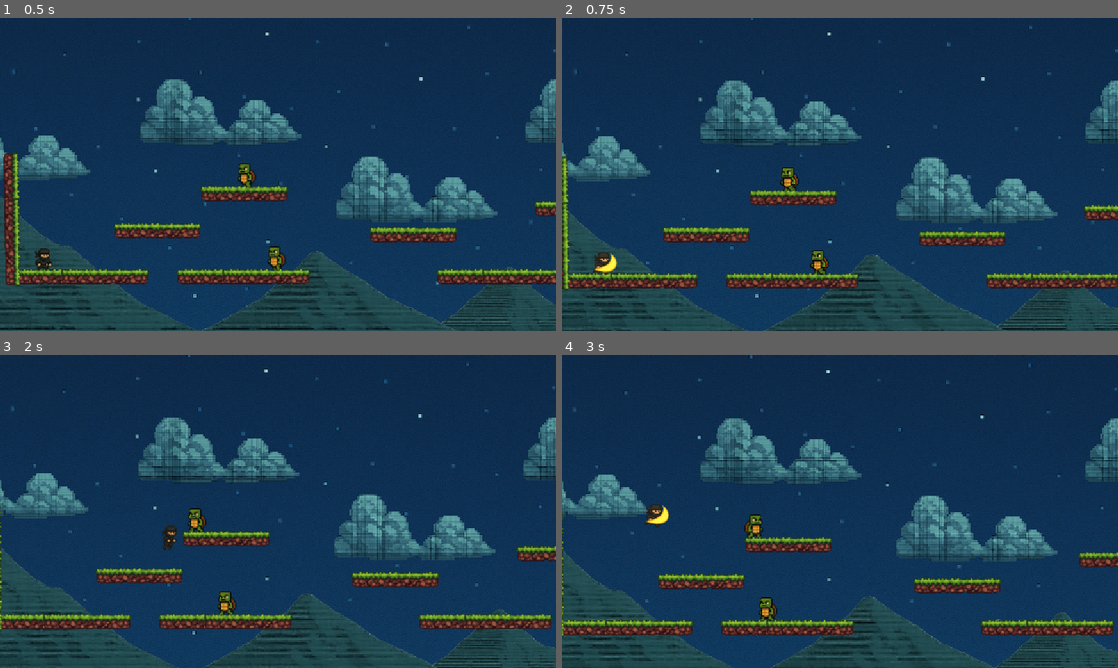
Above: before the commit, frames 1-4 (two rows, left to right).
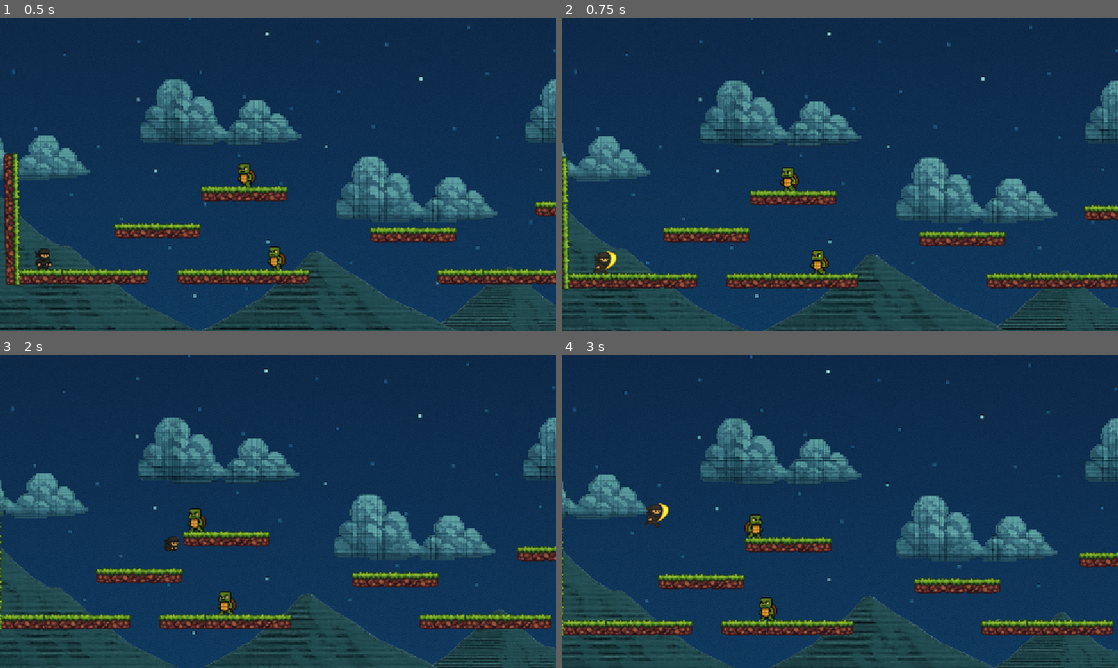
Above: after the commit, the same moments.

Repository: artem-lygin/NinjaGodot
Game: Godot game, scene res://Scenes/main.tscn
Two runs of this game, one before a commit and one after it. Both use one fixed random seed, a clock stepped at 60 frames per second and the inputs below.
Inputs:
- Up to frame 1 (0.5 s): no input
- Up to frame 2 (0.75 s): hold Right (ui_right) from 0.53 s (still down); tap Shift (attack) at 0.6 s
- Up to frame 3 (2 s): keep holding Right (ui_right); tap Space (jump) at 0.77, 0.8, 1.07, 1.35, 1.52, 1.82 s; tap Shift (attack) at 1.55 s
- Up to frame 4 (3 s): release Right (ui_right) at 2.03 s; hold Left (ui_left) 2.03-2.78 s; tap Shift (attack) at 2.1, 2.85 s; tap Space (jump) at 2.3 s; hold Right (ui_right) from 2.78 s (still down)

Frame 1 is identical in both runs. In frame 2, 0.1% of the frame differs, in the area x 5-10%, y 74-82%; in frame 3, 0.2%, in the area x 29-33%, y 54-63%; in frame 4, 0.1%.

Commit message:
Refactoring of the damage dealing
Now the weapon is handling the amount of the damage, direction and crit or not and transferring this to Dummy (foe).

The Dummy (foe) handling only receiving and reacting to the dealt damage.

Diff:
--- a/Scenes/Dummy.tscn
+++ b/Scenes/Dummy.tscn
@@ -105,8 +105,6 @@
 offset_right = 15.0
 offset_bottom = -29.0
 grow_horizontal = 2
-max_value = 30.0
-value = 30.0
 show_percentage = false
 
 [node name="RayCast2D_Ground" type="RayCast2D" parent="Dummy"]
--- a/Scenes/crit_label.gd
+++ b/Scenes/crit_label.gd
@@ -12,8 +12,8 @@
 	# Animate float up + fade out
 	var tween = create_tween()
 	tween.set_parallel()
-	tween.tween_property(self, "position", Vector2(-20, -128), 1.2).set_trans(Tween.TRANS_SINE)
-	tween.tween_property(self, "modulate:a", 0.0, 1.2).set_trans(Tween.TRANS_SINE)
+	tween.tween_property(self, "position", Vector2(-20, -128), 1.8).set_trans(Tween.TRANS_SINE)
+	tween.tween_property(self, "modulate:a", 0.0, 1.8).set_trans(Tween.TRANS_SINE)
 
 	# Add shake effect (left-right jitter)
 	var shake_tween = create_tween()
--- a/Scenes/damage_label.gd
+++ b/Scenes/damage_label.gd
@@ -1,9 +1,17 @@
 extends Label
 
-func show_damage(value: int) -> void:
+func show_damage(value: int, is_crit: bool = false) -> void:
 	text = "-" + str(value)
 	modulate.a = 1.0
 	position = Vector2(-20, -36)  # Start above dummy center
+
+	# Change color if crit
+	if is_crit:
+		add_theme_color_override("font_color", Color("FFD700"))
+		add_theme_font_size_override("font_size", 20)
+	else:
+		add_theme_color_override("font_color", Color("white"))
+		add_theme_font_size_override("font_size", 16)
 
 	var tween = create_tween()
 	tween.set_parallel()
--- a/Scenes/dummy.gd
+++ b/Scenes/dummy.gd
@@ -3,7 +3,7 @@
 const SPEED = 40  # How fast the dummy moves
 const GRAVITY = 800.0  # Match this to your player’s gravity
 
-var max_hp = 30
+var max_hp = 60
 var current_hp = max_hp
 var direction = -1  # Start facing left (-1 for left, 1 for right)
 var hit_direction := 0 # Directon of the hit tooked
@@ -12,6 +12,7 @@
 var CritLabelScene := preload("res://Scenes/CritLabel.tscn")
 var is_dead = false # Dummy can die
 var is_stunned = false # Dummy can be stunned (for knokback)
+var recently_hit := false # For avoinding several take_damage from one hit
 
 @onready var health_bar = $HealthBar
 @onready var bar_style = health_bar.get("theme_override_styles/fill")
@@ -67,6 +68,12 @@
 	# Connect to the sword hitbox signal (in Player scene)
 	connect("area_entered", Callable(self, "_on_hit"))
 
+	# Sync health bar to max HP
+	health_bar.max_value = max_hp
+	health_bar.value = max_hp
+
+	# initialize_health(120)  # Overrides default value
+
 	# Null Check on HealtBar style
 	if health_bar.get("theme_override_styles/fill") == null:
 		health_bar.add_theme_stylebox_override("fill", StyleBoxFlat.new())
@@ -79,6 +86,12 @@
 	# Hide HealthBar if full
 	if current_hp >= max_hp:
 		health_bar.visible = false
+
+func initialize_health(hp: int) -> void:
+	max_hp = hp
+	current_hp = hp
+	health_bar.max_value = hp
+	health_bar.value = hp
 
 # Update color based on current HP in take_damage()
 func update_health_color():
@@ -111,63 +124,26 @@
 		duration
 	).set_delay(duration).set_trans(Tween.TRANS_SINE).set_ease(Tween.EASE_OUT)
 
-# Called when something enters the dummy's HurtBox (an Area2D child)
-func _on_HurtBox_area_entered(area: Area2D) -> void:
-	# Default direction if something fails
-	var direction_from_attacker = 0
-
-	# Check if the area is the SwordHitbox
-	if area.name == "SwordHitbox":
-		# Get the player (parent of the sword)
-		var player = area.get_parent()
-
-		# Safely try to get facing_direction from the player
-		if "facing_direction" in player:
-			direction_from_attacker = player.facing_direction
-		else:
-			print("⚠️ Could not access facing_direction from player, using default 0.")
-		# Store for use on death
-		hit_direction = direction_from_attacker
-
-		# 🧠 CRIT CHANCE
-		var is_crit = randf() < 0.25  # 25% chance
-		var base_damage = 10
-		var damage = base_damage * 3 if is_crit else base_damage
-
-		# Debug log
-		print("🗡️ Dummy hit from direction:", hit_direction)
-
-		# Apply damage and knockback
-		take_damage(damage, is_crit)
-
 # Handles the logic for taking damage
-func take_damage(amount: int, is_crit: bool = false) -> void:
-	# Subtract the incoming damage from current health
-	current_hp -= amount
+func take_damage(amount: int, attacker_direction: int, is_crit: bool = false) -> void:
+
+	hit_direction = attacker_direction
+	current_hp -= amount # Subtract the incoming damage from current health
+
 	# If health drops to 0 or below, play die
 	if current_hp <= 0 and not is_dead:
 		die()
 		# return  # exit early, skip stun/flash
 
-	show_damage_label(amount) # Call Show damage label
-	if is_crit:
-		var crit_label = CritLabelScene.instantiate()
-		add_child(crit_label)
-		crit_label.show_crit("CRIT!")
+	show_damage_label(amount, is_crit) # Call Show damage label
 	update_health_color() # Call changing health bar color depending on remaining HP
 	shake_health_bar() # Call Shake the health bar to give visual feedback
-	# shake_on_hit() #Call Shaking on hit
 
 	# Flash red briefly on hit
 	modulate = Color(1.0, 0.5, 0.5)  # Light red tint
 	# Wait 0.1 sec then restore normal color
 	await get_tree().create_timer(0.1).timeout
 	modulate = Color(1, 1, 1)
-
-	# Same modulation for the sprite
-	# foe_sprite.modulate = Color(1.0, 0.5, 0.5)
-	# await get_tree().create_timer(0.1).timeout
-	# foe_sprite.modulate = Color(1, 1, 1)
 
 	# Update the visual health bar to reflect the new health
 	health_bar.value = current_hp
@@ -223,10 +199,22 @@
 	queue_free()
 
 # Damage Label logic
-func show_damage_label(amount: int) -> void:
+func show_damage_label(amount: int, is_crit: bool = false) -> void:
 	var label = DamageLabelScene.instantiate()
 	add_child(label)
 	label.show_damage(amount)
+
+	# Debug Crit Label appearnce
+	#var crit_label = CritLabelScene.instantiate()
+	#add_child(crit_label)
+	#crit_label.show_crit("TEST CRIT!")
+
+	if is_crit:
+		await get_tree().create_timer(0.15).timeout  # ← 150ms delay
+		print("🔥 Showing CRIT label!")  # Debug log
+		var crit_label = CritLabelScene.instantiate()
+		add_child(crit_label)
+		crit_label.show_crit("CRIT!")
 
 # Shake Dummy on hit
 func shake_on_hit():
--- a/Scenes/main.tscn
+++ b/Scenes/main.tscn
@@ -58,7 +58,7 @@
 }],
 "loop": true,
 "name": &"attack",
-"speed": 16.0
+"speed": 12.0
 }, {
 "frames": [{
 "duration": 1.0,
@@ -226,7 +226,9 @@
 
 [node name="PlayerAnimatedSprite" type="AnimatedSprite2D" parent="Player"]
 sprite_frames = SubResource("SpriteFrames_3pmx8")
-animation = &"jump"
+animation = &"attack"
+frame = 3
+frame_progress = 0.902326
 
 [node name="SpeedLabel" type="Label" parent="Player"]
 visible = false
--- a/Scenes/player.gd
+++ b/Scenes/player.gd
@@ -33,19 +33,23 @@
 	start_position = global_position
 
 func start_attack():
+	if is_attacking: # Check if player already in attack
+		return
+
 	is_attacking = true
 
 	# Activate hitbox only during attack
 	sword_shape.disabled = false
-	sword_hitbox.monitoring = true
+	sword_hitbox.monitoring = true # Enable collisions for this attack
 
 	# Play attack animation
 	sprite.play("attack")
 
-	await get_tree().create_timer(0.2).timeout  # ← match animation length
+	await get_tree().create_timer(0.1).timeout  # ← match animation length
 	# Deactivate hitbox
-	sword_hitbox.monitoring = false
+	sword_hitbox.monitoring = false # Disable immediately after hit window
 	sword_shape.disabled = true
+	await get_tree().create_timer(0.2).timeout  # Let animation finish
 	is_attacking = false
 
 func _physics_process(delta):
--- a/Scenes/sword_hitbox.gd
+++ b/Scenes/sword_hitbox.gd
@@ -1,8 +1,33 @@
 extends Area2D
-
-# Optional: track parent player if needed
+#
+## Optional: track parent player if needed
 @onready var player = get_parent()
 
-func _on_area_entered(area):
-	# Just logs what we hit — real logic happens in the dummy
-	print("⚔️ Sword entered:", area.name)
+# -----------------------------
+# ⚔️ Weapon Stats
+# -----------------------------
+var base_damage := 10
+var base_crit_chance := 0.25  # 25% chance
+var crit_multiplier := 3
+# Optional future stats:
+# var damage_type := "slash"
+# var status_effect := "bleed"
+# var knockback_strength := 100
+
+func _on_area_entered(area: Area2D) -> void:
+
+	if area.name != "HurtBox":
+		return
+
+	# Get the dummy node (parent of the HurtBox)
+	var dummy = area.get_parent()
+
+	if dummy and dummy.has_method("take_damage"):
+		var direction = player.facing_direction # Roll for crit
+		var is_crit = randf() < base_crit_chance
+		var final_damage = base_damage * crit_multiplier if is_crit else base_damage
+
+		print("💥 Hitting dummy:", dummy.name, "| Damage:", final_damage, "| Crit:", is_crit) # Debug log
+		dummy.take_damage(final_damage, direction, is_crit)
+	else:
+		print("⚠️ Hit object has no take_damage() method.")
